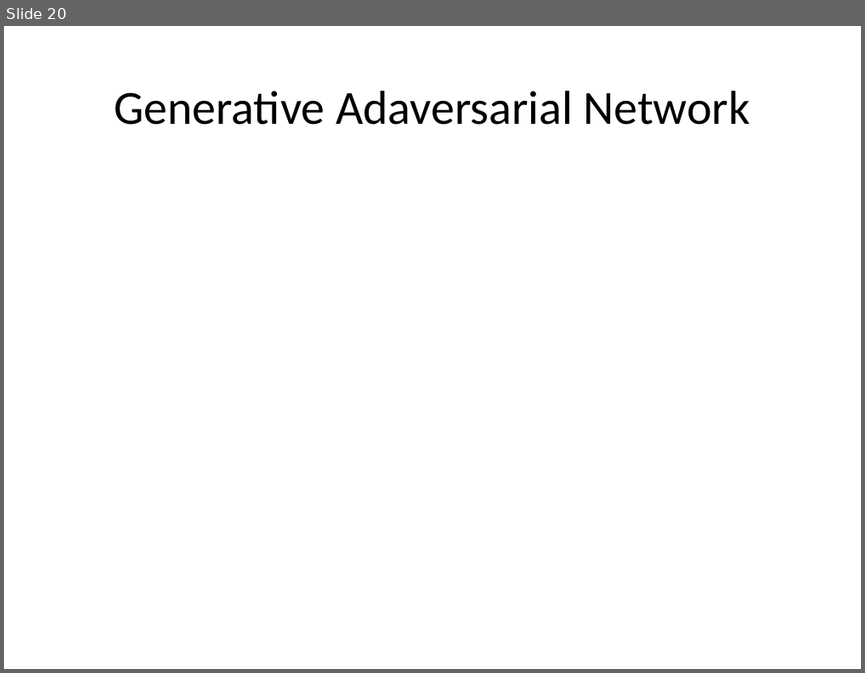
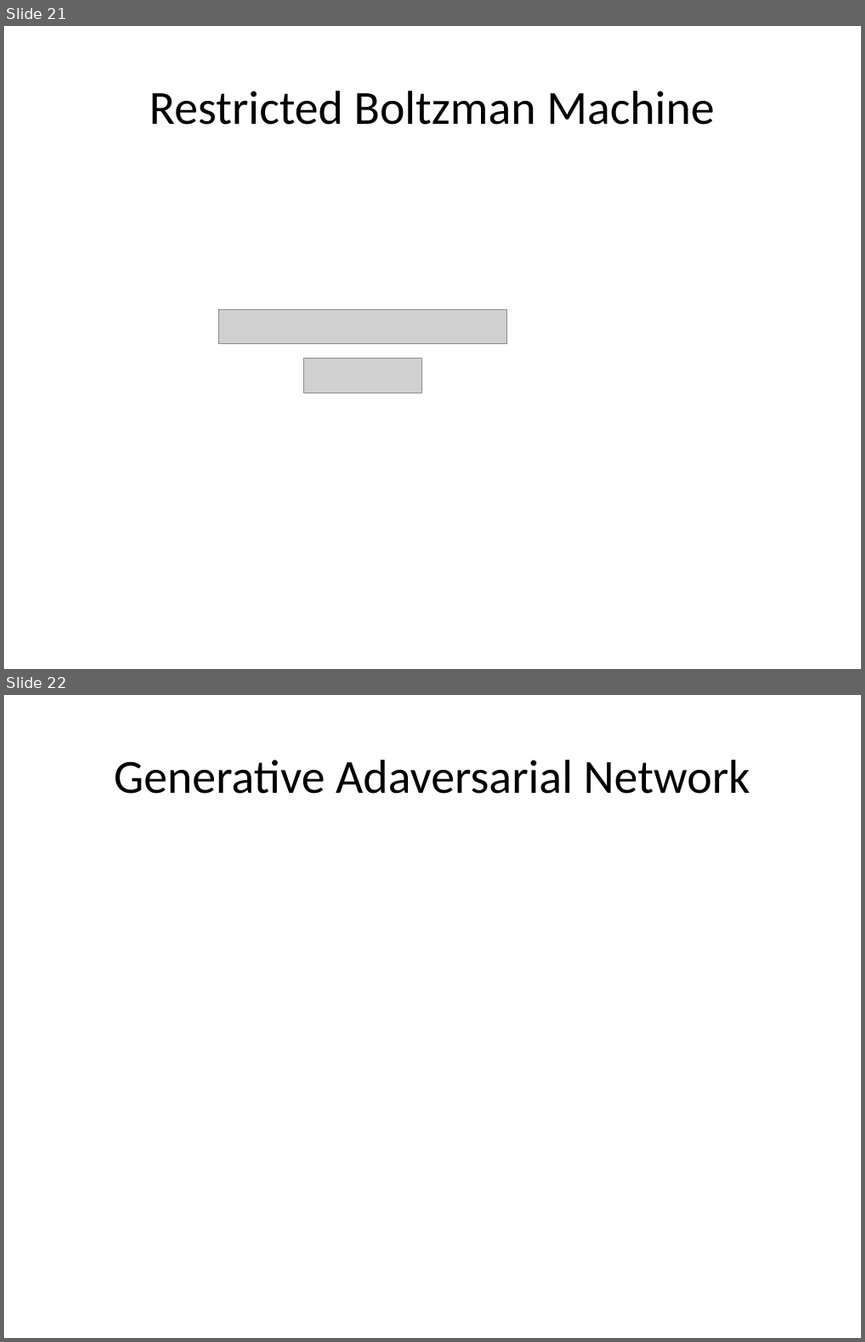
Before and after one commit to TedJeong/vipidly-vociferous, a slide deck: notes/머신러닝부터최적화문제까지.odp. Shown one above the other, each under a label of ours: slide 20 before the commit, slides 21 and 22 after it. The pictures are 865x673 and 865x1342 pixels, drawn with LibreOffice and Linux fonts; fonts in the diff are those of the drawing; grey boxes stand for pictures. Boxes give left, top, right and bottom in pixels: in the first picture for what was removed or moved away, otherwise in the second. Text is boxed around its words. In the diff, an @@ line names an element or a change of style, - is before the commit and + after.

```diff
--- a/notes/머신러닝부터최적화문제까지.odp
+++ b/notes/머신러닝부터최적화문제까지.odp
@@ slide 21 added at [4,26,861,669], background #FFFFFF @@
@@ title added at [149,91,714,125], 44 pt, text #000000 @@
+Restricted Boltzman Machine
@@ picture added at [218,309,507,343] @@
@@ picture added at [304,358,421,393] @@
@@ what was slide 20 is now slide 22 @@
```
Also in this commit, not shown: 1 other slide added, 3 other files.
